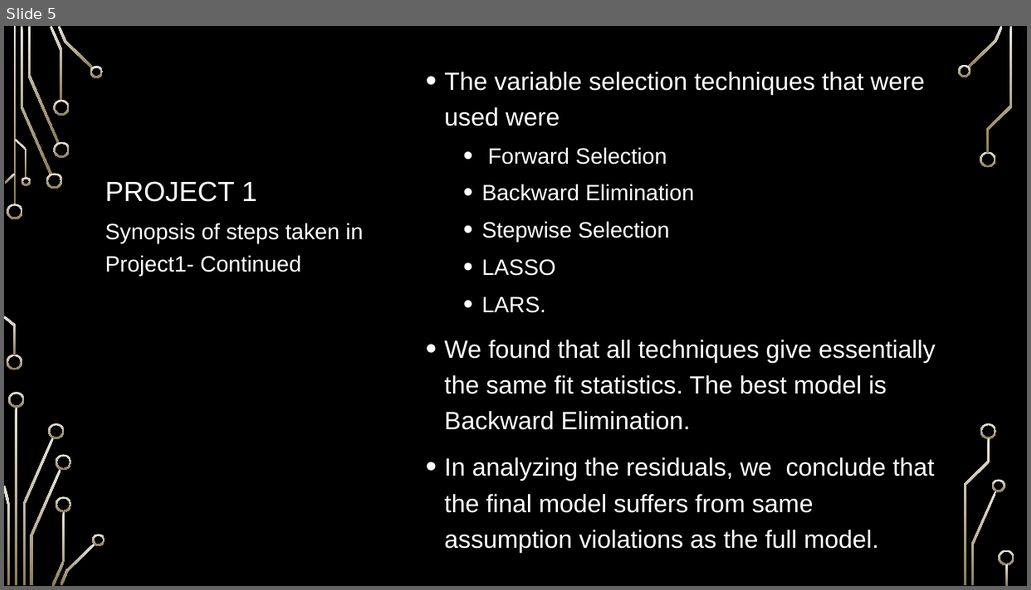
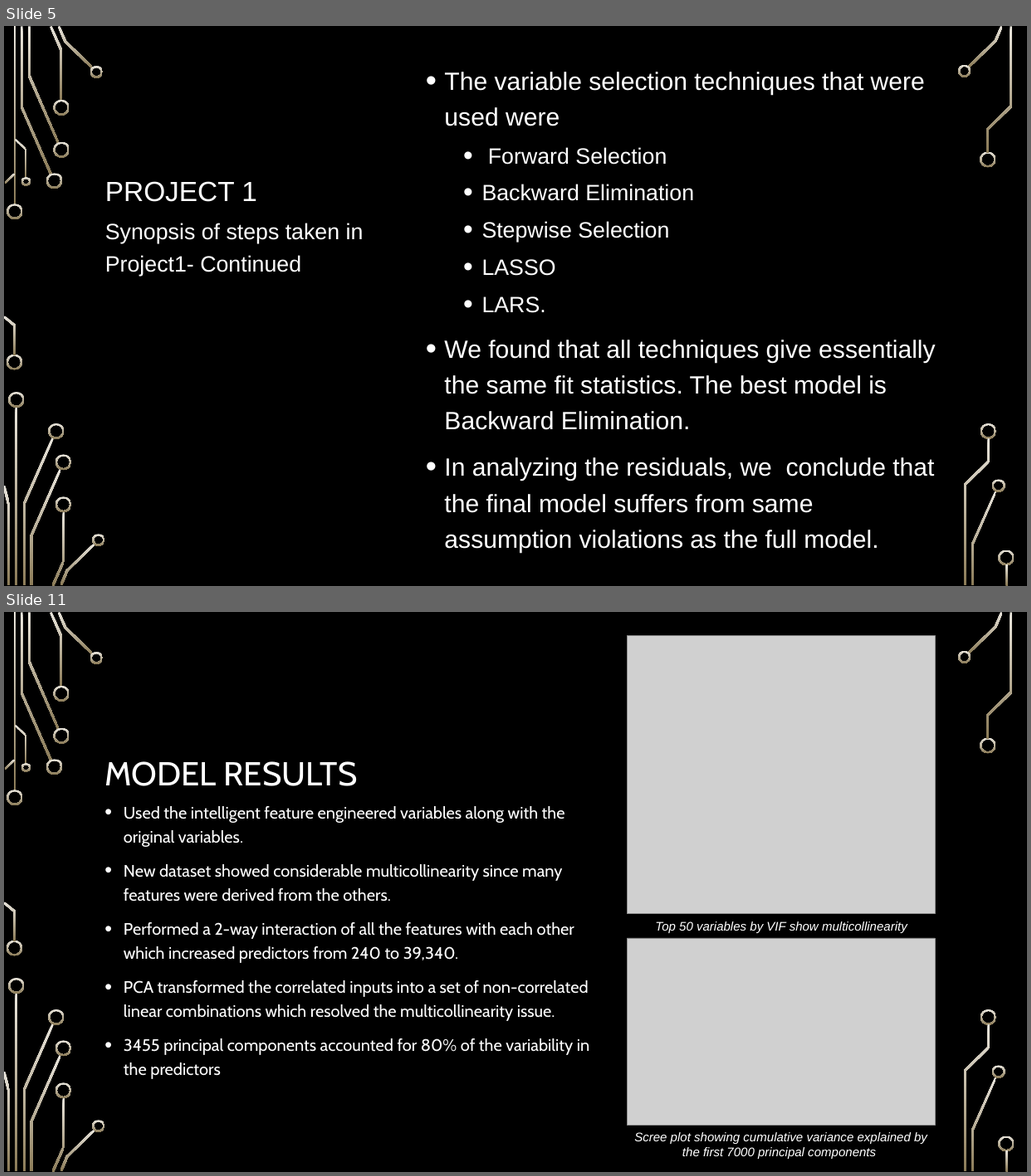
Before and after one commit to ngupta23/PredictingPerformanceIntegratedCircuits, a slide deck: Presentation/MSDS6372_Project2_Presentation.pptx. Shown one above the other, each under a label of ours: slide 5 before the commit, slides 5 and 11 after it; the slides between them are not shown. The pictures are 1031x590 and 1031x1176 pixels, drawn with LibreOffice and Linux fonts; fonts in the diff are those of the drawing; grey boxes stand for pictures; background and template pictures are left out. Boxes give left, top, right and bottom in pixels: in the first picture for what was removed or moved away, otherwise in the second. Text is boxed around its words. In the diff, an @@ line names an element or a change of style, - is before the commit and + after.

```diff
--- a/Presentation/MSDS6372_Project2_Presentation.pptx
+++ b/Presentation/MSDS6372_Project2_Presentation.pptx
@@ slide 11 added at (4, 612, 1027, 1172), background picture (left out); not listed: 36 template elements that a slide beside it also shows @@
@@ picture added at (627, 635, 934, 914) @@
@@ title added at (104, 761, 358, 786), 47.9 pt, text #FFFFFF @@
+MODEL RESULTS
@@ text added at (124, 806, 589, 1079), 23.9 pt, text #FFFFFF @@
+• Used the intelligent feature engineered variables along with the original variables.
+• New dataset showed considerable multicollinearity since many features were derived from the others.
+• Performed a 2-way interaction of all the features with each other which increased predictors from 240 to 39,340.
+• PCA transformed the correlated inputs into a set of non-correlated linear combinations which resolved the multicollinearity issue.
+• 3455 principal components accounted for 80% of the variability in the predictors
@@ text added at (655, 922, 907, 933), 18 pt, text #FFFFFF, italic @@
+Top 50 variables by VIF show multicollinearity
@@ picture added at (627, 938, 934, 1125) @@
@@ text added at (634, 1132, 927, 1159), 18 pt, text #FFFFFF, italic @@
+Scree plot showing cumulative variance explained by the first 7000 principal components
```
Also in this commit, not shown: 2 slides changed, 9 other slides added, 1 slide removed.
